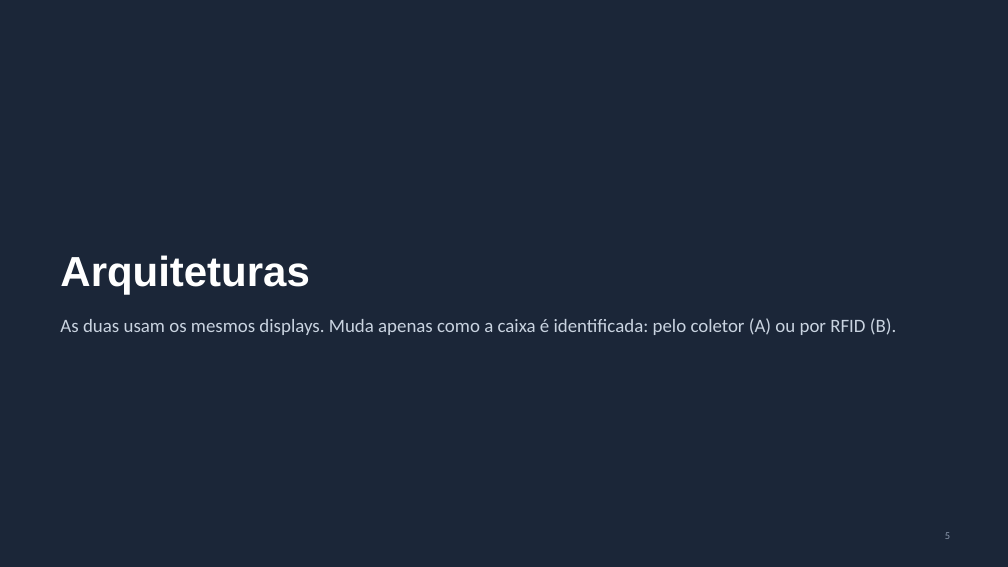
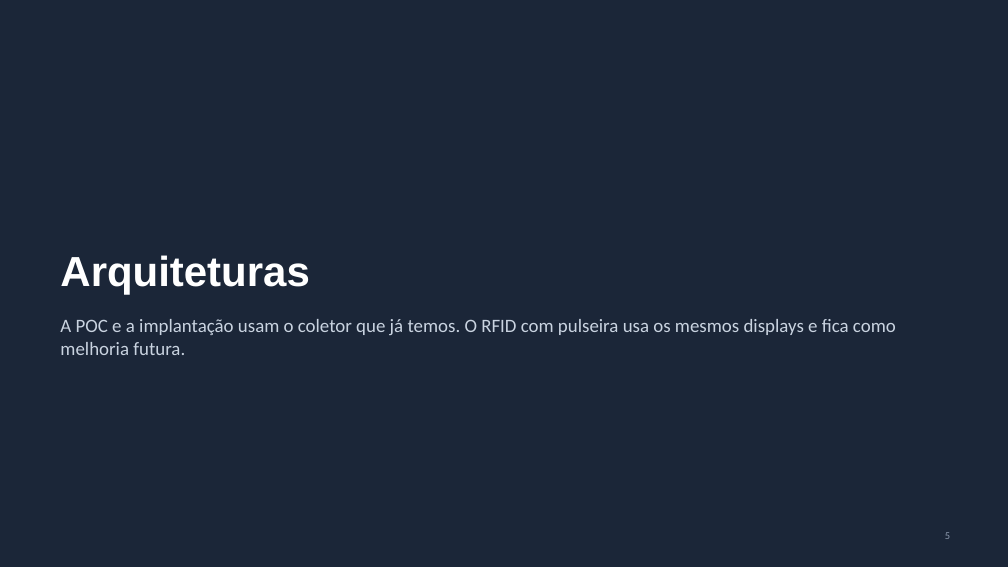
Before and after one commit to jivo88/picking_to_light, a slide deck: slide 5 of projeto/entregaveis/Apresentacao_PTL.pptx. Drawn at 1008x567 pixels with LibreOffice and Linux fonts; fonts in the diff are those of the drawing. Boxes give left, top, right and bottom in pixels: in the first picture for what was removed or moved away, otherwise in the second. Text is boxed around its words. In the diff, an @@ line names an element or a change of style, - is before the commit and + after.

```diff
--- a/projeto/entregaveis/Apresentacao_PTL.pptx
+++ b/projeto/entregaveis/Apresentacao_PTL.pptx
@@ text at (60, 319, 896, 355): text changed @@
-As duas usam os mesmos displays. Muda apenas como a caixa é identificada: pelo coletor (A) ou por RFID (B).
+A POC e a implantação usam o coletor que já temos. O RFID com pulseira usa os mesmos displays e fica como melhoria futura.
```
Also in this commit, not shown: 6 other slides changed, 14 other files.
